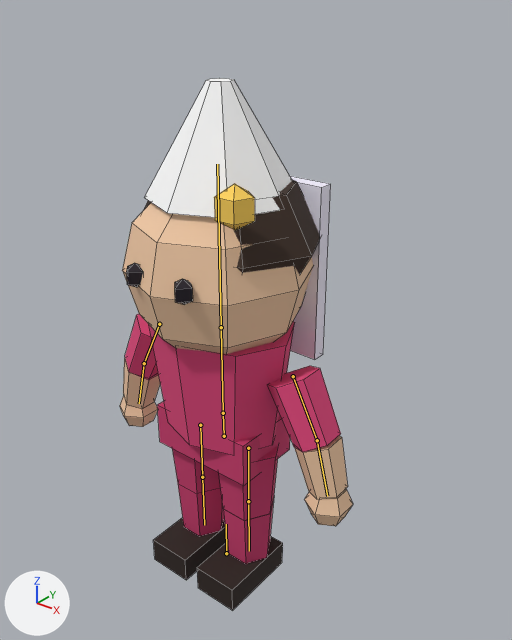
Renders of the Blender file assets/game-modes/mahalle-halayi/source-blend/character.blend from each side of a commit.
One viewpoint serves both versions: a camera (50 mm lens) standing at (1.423, -1.593, 2.061) and looking at (0.14, 0.01, 1.067). Lighting does not change. The marker at lower left points along +X, +Y and +Z. The picture after the commit comes second. The bones that bend it are drawn over the model as lines. Mesh edges are drawn as thin lines.

Objects in the first picture: 'Character_gelin'.
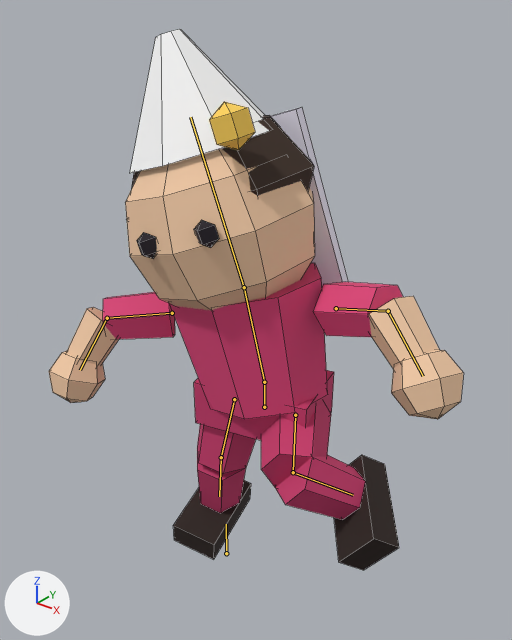
The newer file adds an action. The first version stands in its rest pose; the second is drawn at frame 4 of the action 'step_left'.

The change in detail:
Bone 'Root' (bone_root) turns from (0, 0, 0) to (0, 14, 0) degrees about its own x, y and z.
Bone 'Hips' (bone_hips) moves from (0.0, 0.0, 0.0) to (0.16, 0.168, 0.0).
Bone 'Spine' (bone_spine) turns from (0, 0, 0) to (0, 0, 13) degrees about its own x, y and z.
Bone 'Head' (bone_head) turns from (0, 0, 0) to (0, 0, 6) degrees about its own x, y and z.
Bone 'UpperArm.L' (bone_upperarm_l) turns from (0, 0, 0) to (-2, 0, -74) degrees about its own x, y and z.
Bone 'LowerArm.L' (bone_lowerarm_l) turns from (0, 0, 0) to (-8, 0, 44) degrees about its own x, y and z.
Bone 'UpperArm.R' (bone_upperarm_r) turns from (0, 0, 0) to (-2, 0, 74) degrees about its own x, y and z.
Bone 'LowerArm.R' (bone_lowerarm_r) turns from (0, 0, 0) to (-8, 0, -44) degrees about its own x, y and z.
Bone 'UpperLeg.L' (bone_upperleg_l) turns from (0, 0, 0) to (-65, 0, -53) degrees about its own x, y and z.
Bone 'LowerLeg.L' (bone_lowerleg_l) turns from (0, 0, 0) to (96, 0, 0) degrees about its own x, y and z.
Bone 'UpperLeg.R' (bone_upperleg_r) turns from (0, 0, 0) to (-9, 0, 9) degrees about its own x, y and z.
Bone 'LowerLeg.R' (bone_lowerleg_r) turns from (0, 0, 0) to (22, 0, 0) degrees about its own x, y and z.

Location of each change, (x1, y1, x2, y2) in pixels of the pictures (512 x 640 px):
'Character_gelin', posed (77% wider): before (120, 78, 353, 611); after (49, 29, 463, 570)
bone 'Hips', root to tip: before (224, 436) to (223, 413); after (264, 407) to (264, 382)
bone 'Spine', root to tip: before (223, 413) to (221, 327); after (264, 382) to (244, 287)
bone 'Head', root to tip: before (221, 327) to (217, 164); after (244, 287) to (190, 117)
bone 'UpperArm.L', root to tip: before (293, 376) to (317, 440); after (336, 308) to (388, 311)
bone 'LowerArm.L', root to tip: before (317, 440) to (327, 496); after (388, 311) to (423, 376)
bone 'UpperArm.R', root to tip: before (159, 324) to (144, 363); after (172, 313) to (107, 318)
bone 'LowerArm.R', root to tip: before (144, 363) to (139, 403); after (107, 318) to (80, 370)
bone 'UpperLeg.L', root to tip: before (248, 448) to (248, 501); after (295, 415) to (293, 472)
bone 'LowerLeg.L', root to tip: before (248, 501) to (249, 551); after (293, 472) to (353, 495)
bone 'UpperLeg.R', root to tip: before (200, 425) to (202, 477); after (234, 399) to (221, 457)
bone 'LowerLeg.R', root to tip: before (202, 477) to (204, 525); after (221, 457) to (219, 496)
